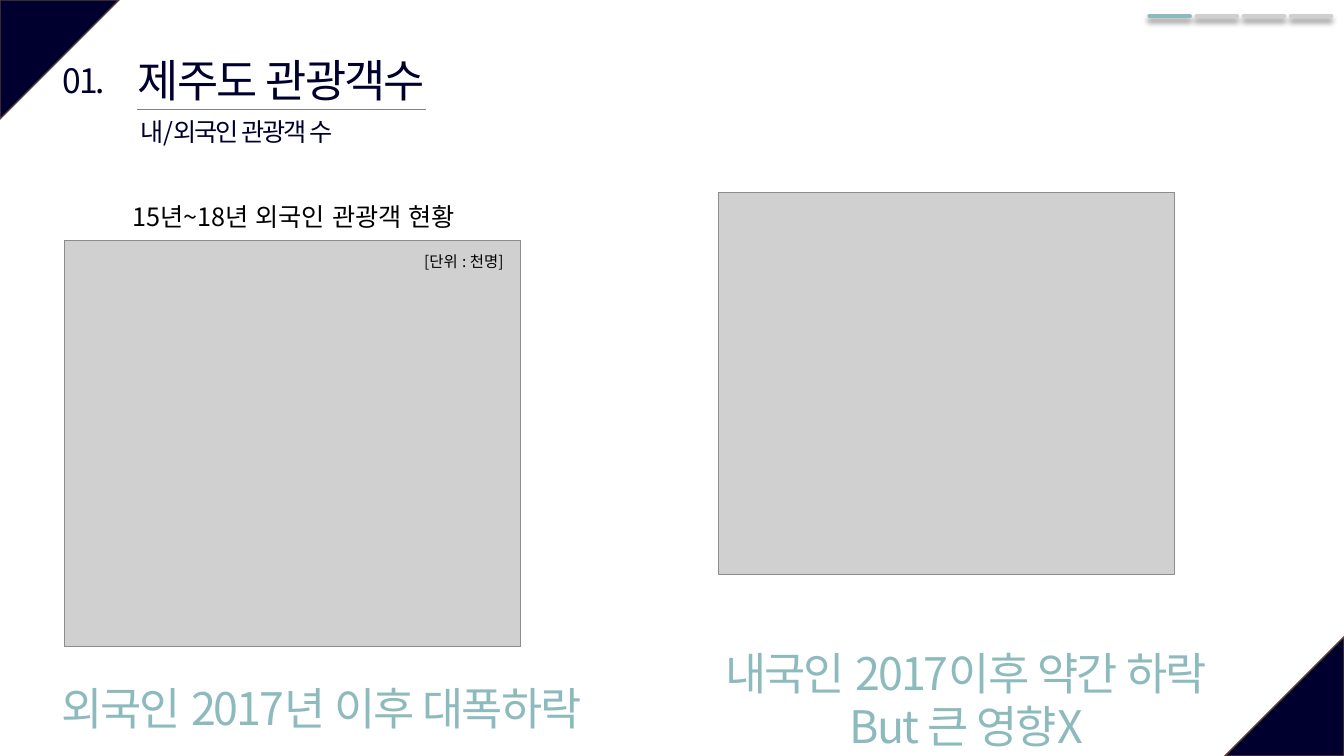
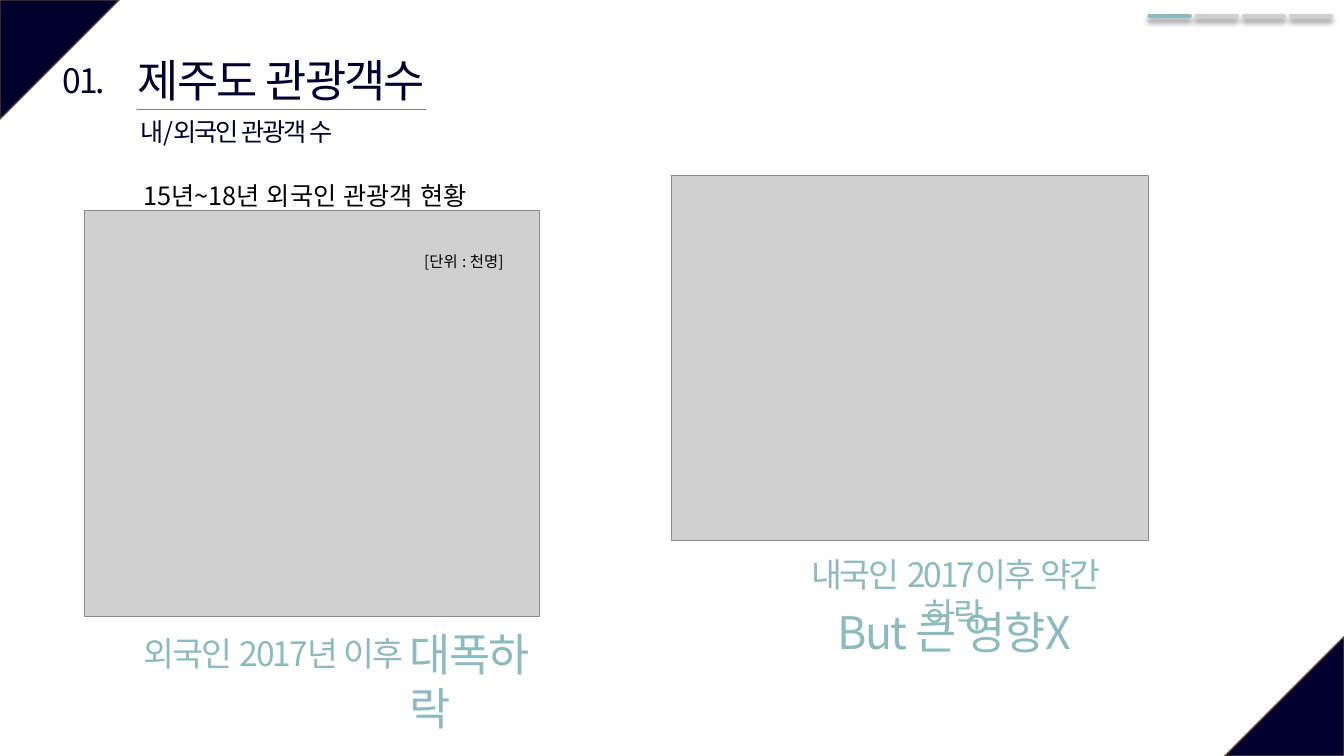
Before and after one commit to so-jeong0127/6-project, a slide deck: slide 4 of 6조_외부환경영향.pptx. Drawn at 1344x756 pixels with LibreOffice and Linux fonts; fonts in the diff are those of the drawing; grey boxes stand for pictures. Boxes give left, top, right and bottom in pixels: in the first picture for what was removed or moved away, otherwise in the second. Text is boxed around its words. In the diff, an @@ line names an element or a change of style, - is before the commit and + after.

```diff
--- a/6조_외부환경영향.pptx
+++ b/6조_외부환경영향.pptx
@@ text "15년~18년 외국인 관광객 현황" rewrapped from <box>132,205,455,228</box> to <box>144,184,466,211</box> @@
@@ picture: place and size @@
-picture at <box>719,193,1175,575</box>
+picture at <box>673,175,1149,540</box>
@@ picture: place and size @@
-picture at <box>65,240,520,646</box>
+picture at <box>84,211,539,617</box>
@@ text "내국인 2017이후 약간 하락": place and size @@
-text "내국인 2017이후 약간 하락" at <box>726,653,1206,747</box>
+text "내국인 2017이후 약간 하락" at <box>811,559,1100,635</box>
@@ text "내국인 2017이후 약간 하락" at <box>811,559,1100,635</box>: size 32 to 24 pt @@
@@ text added at <box>838,603,1071,653</box>, 32 pt, text #8DBABD @@
+But 큰 영향X
@@ text at <box>144,638,404,669</box>: text changed; size 32 to 24 pt @@
-외국인 2017년 이후 대폭하락
+외국인 2017년 이후
@@ text added at <box>410,634,529,729</box>, 32 pt, text #8DBABD @@
+대폭하락
@@ text at <box>850,705,1083,747</box>: paragraph removed @@
-But 큰 영향X
```
Also in this commit, not shown: 8 other slides changed, 1 slide added, 2 slides removed.
